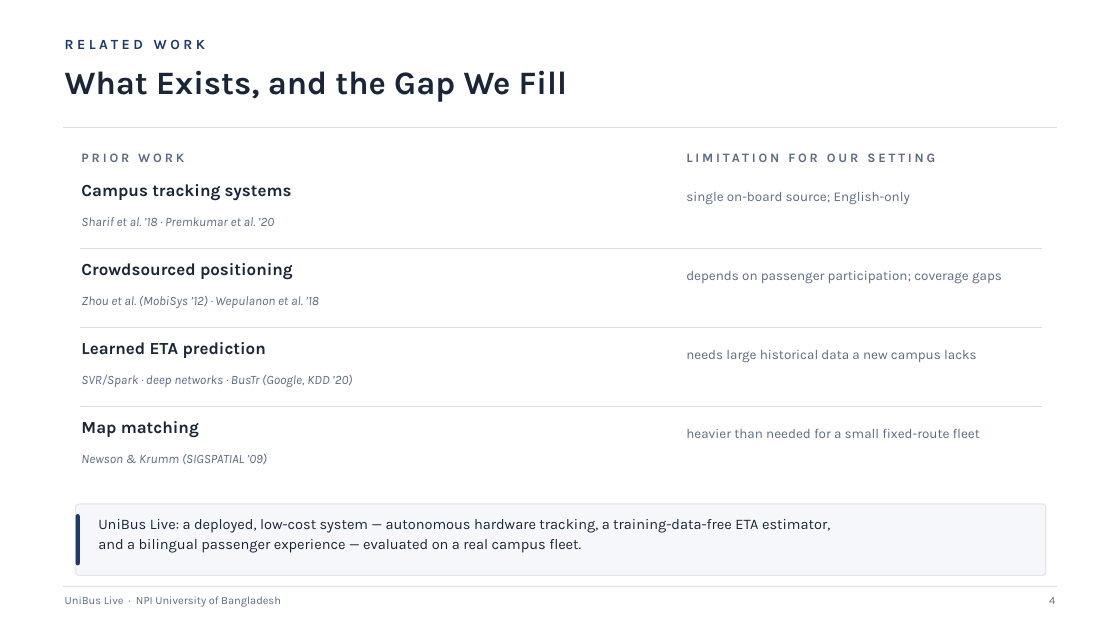
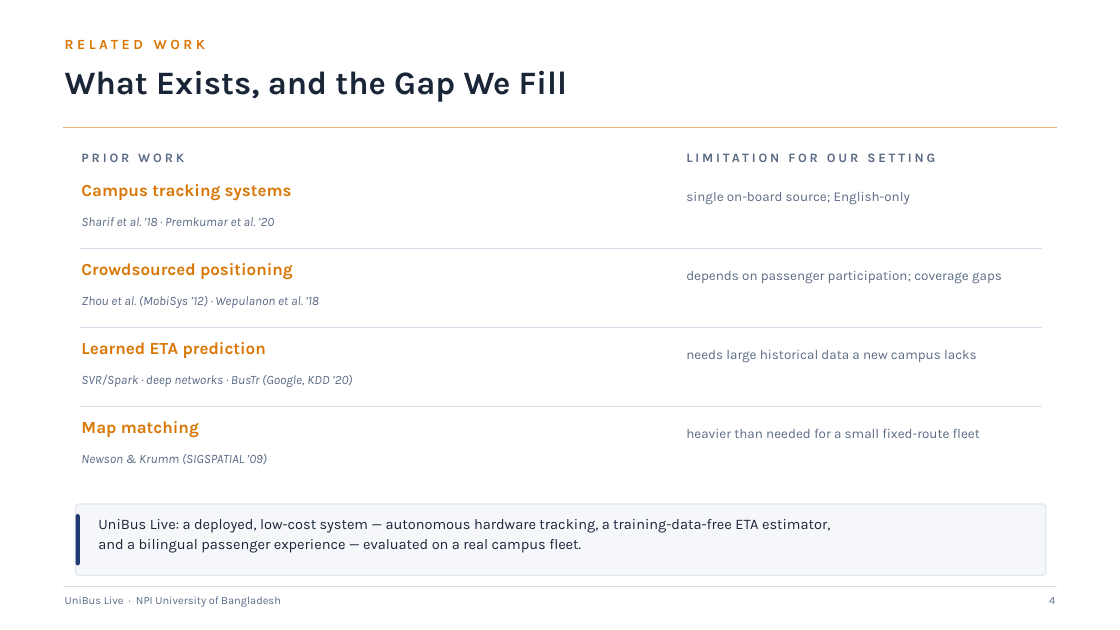
Before and after one commit to mdshishirhossain05/bus-tracking-backend, a slide deck: slide 4 of thesis/ppt/UniBus_Live_Academic_Presentation.pptx. Drawn at 1120x630 pixels with LibreOffice and Linux fonts; fonts in the diff are those of the drawing. Boxes give left, top, right and bottom in pixels: in the first picture for what was removed or moved away, otherwise in the second. Text is boxed around its words. In the diff, an @@ line names an element or a change of style, - is before the commit and + after.

```diff
--- a/thesis/ppt/UniBus_Live_Academic_Presentation.pptx
+++ b/thesis/ppt/UniBus_Live_Academic_Presentation.pptx
@@ text "RELATED WORK" at (65, 39, 205, 49): text colour #1F3A6E to #D97706 @@
@@ line (63, 128) - (1057, 128): stroke #D8DEE9 1.2 pt to #EAB476 1.2 pt @@
@@ text colour #1A2538 to #D97706 in 4 elements at (81, 184, 292, 201), (81, 263, 293, 280), (81, 342, 266, 358), (81, 421, 199, 438) @@
```
Also in this commit, not shown: 18 other slides changed.
